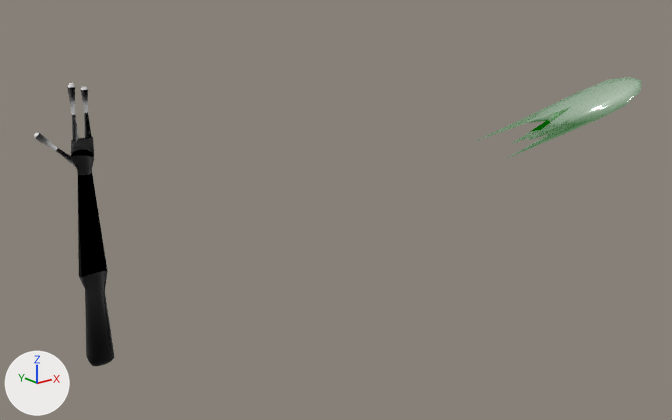
One commit to the FBX model Q2-2223-T12/Assets/John/Models/Frog Arms/riggedFrogArmANIMS_LilypadFling.fbx: the scene before it, then after it.
Camera for both pictures: a 50 mm lens placed at (-7.48, -17.65, 8.33), pointed at (3.7, -3.67, 2.73). Arrows for +X, +Y and +Z are at lower left; the lights stay in place. Where no turn or scale is listed for an object, it has been applied to the vertices.
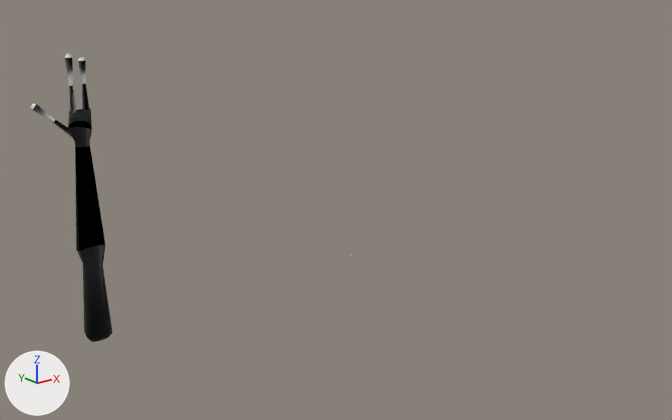
Boxes (x1, y1, x2, y2) around the edits, measured in the pictures (672 x 420 px):
'Cylinder', moved
    before: (71, 137, 114, 366)
    after: (68, 109, 113, 342)
'Icosphere', moved, turned, rescaled (not visible afterwards)
    before: (477, 77, 641, 159)
'Cylinder.003', moved
    before: (67, 83, 79, 142)
    after: (65, 54, 76, 114)
'Cylinder.004', moved
    before: (34, 132, 75, 166)
    after: (31, 103, 72, 138)
'Cylinder.001', moved
    before: (81, 87, 92, 138)
    after: (78, 57, 89, 110)

The edits, one by one:
Object 'Cylinder.001' (ob_cylinder_001) moves from (0.12, -0.13, 4.35) to (0.12, -0.13, 4.93).
Object 'Cylinder.004' (ob_cylinder_004) moves from (-0.28, 0.0, 3.73) to (-0.28, 0.0, 4.31).
Object 'Cylinder.003' (ob_cylinder_003) moves from (-0.14, -0.14, 4.29) to (-0.14, -0.14, 4.87).
Object 'Cylinder' (ob_cylinder) moves from (0.0, -0.12, 2.28) to (0.0, -0.12, 2.86).
Object 'Icosphere' (ob_icosphere) moves from (7.36, -6.93, 4.96) to (5.54, -1.92, 0.84).
Object 'Icosphere' (ob_icosphere) turns from (64, 0, 47) to (48, 39, 2.2) degrees about x, y and z.
Object 'Icosphere' (ob_icosphere) is rescaled from (1.0, 1.0, 1.0) to (0.0201, 0.0863, 0.0201).
